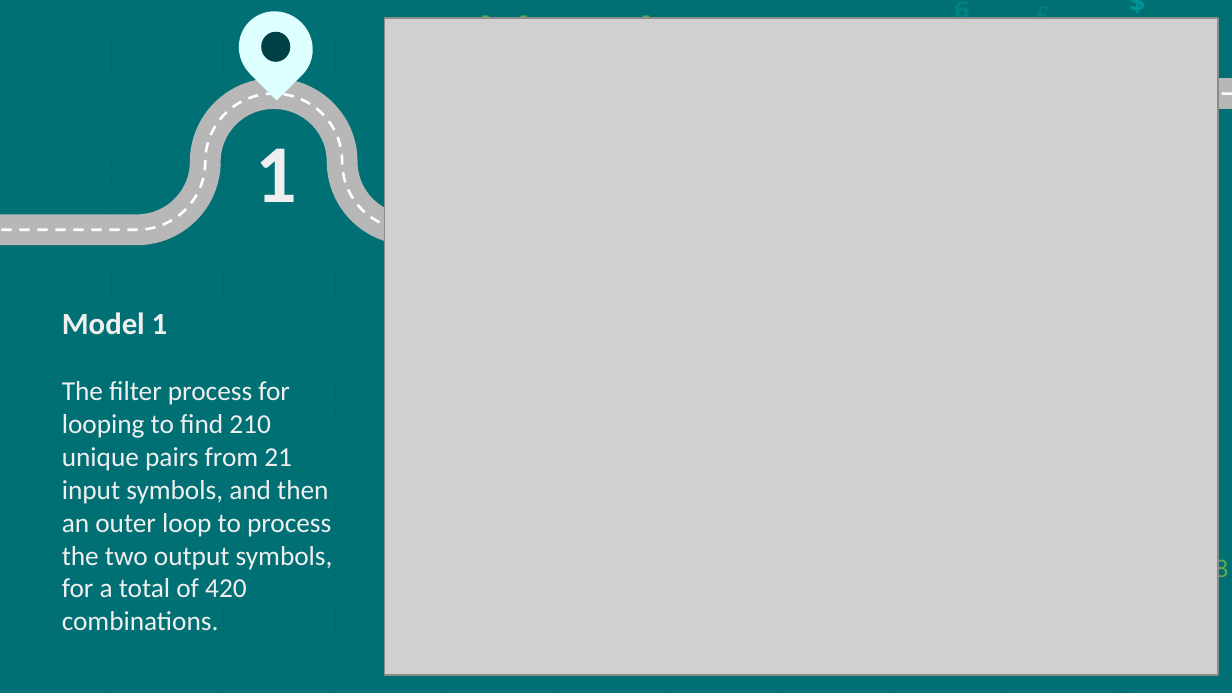
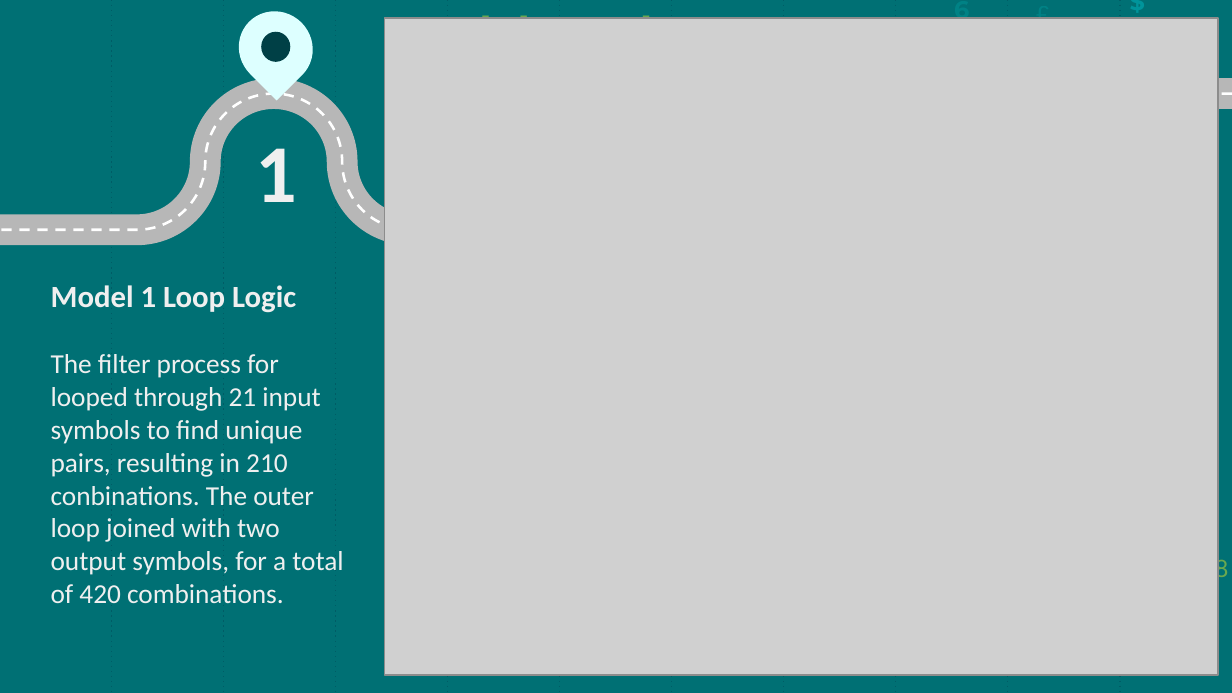
Before and after one commit to mlech413/Stock_Forecaster, a slide deck: slide 9 of Presentation/Stock Market Predictor.pptx (slide 8 before the commit). Drawn at 1232x693 pixels with LibreOffice and Linux fonts; fonts in the diff are those of the drawing; grey boxes stand for pictures. Boxes give left, top, right and bottom in pixels: in the first picture for what was removed or moved away, otherwise in the second. Text is boxed around its words. In the diff, an @@ line names an element or a change of style, - is before the commit and + after.

```diff
--- a/Presentation/Stock Market Predictor.pptx
+++ b/Presentation/Stock Market Predictor.pptx
@@ subtitle at (x1=51, y1=285, x2=343, y2=604): text changed @@
-Model 1
-The filter process for looping to find 210 unique pairs from 21 input symbols, and then an outer loop to process the two output symbols, for a total of 420 combinations.
+Model 1 Loop Logic
+The filter process for looped through 21 input symbols to find unique pairs, resulting in 210 conbinations. The outer loop joined with two output symbols, for a total of 420 combinations.
```
Also in this commit, not shown: 11 other slides changed, 2 slides added, 2 other files.
